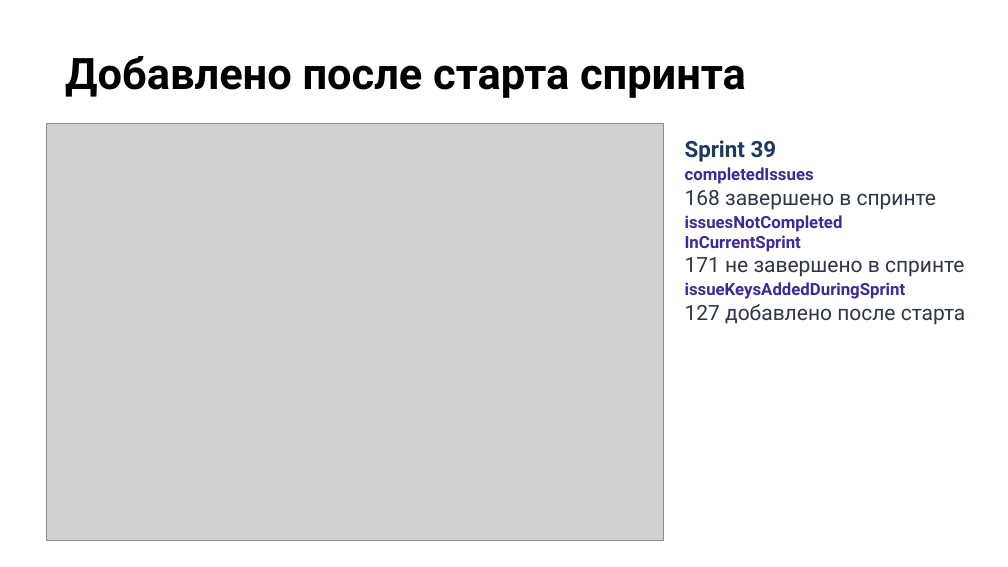
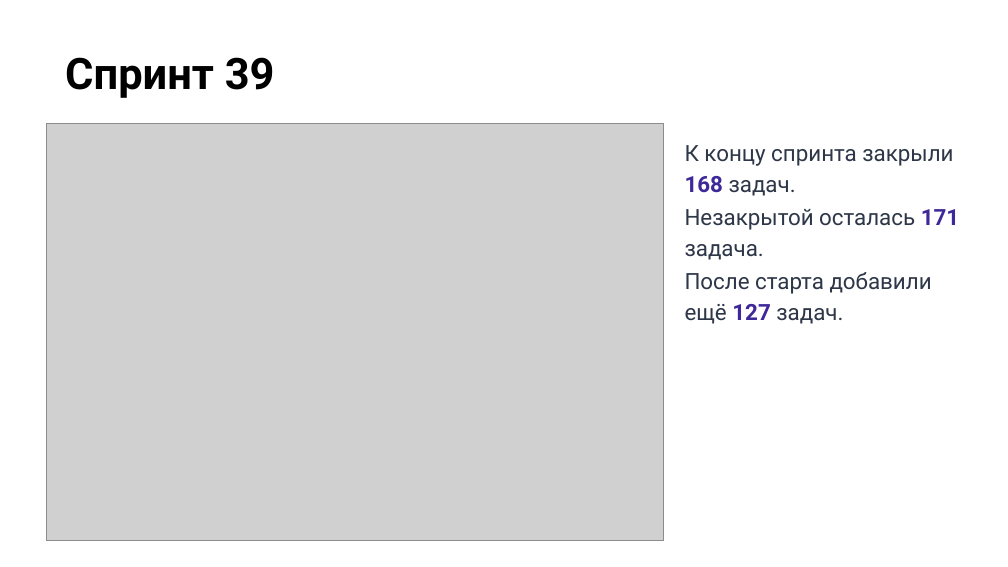
Before and after one commit to camelot270/otus_work, a slide deck: slide 11 of docs/Защита проекта. Петров Н.И..pptx. Drawn at 1008x567 pixels with LibreOffice and Linux fonts; fonts in the diff are those of the drawing; grey boxes stand for pictures; background and template pictures are left out. Boxes give left, top, right and bottom in pixels: in the first picture for what was removed or moved away, otherwise in the second. Text is boxed around its words. In the diff, an @@ line names an element or a change of style, - is before the commit and + after.

```diff
--- a/docs/Защита проекта. Петров Н.И..pptx
+++ b/docs/Защита проекта. Петров Н.И..pptx
@@ title at (65,57,275,98): text changed @@
-Добавлено после старта спринта
+Спринт 39
@@ text at (685,145,959,324): text changed; size 12 to 16 pt; text colour #3F299A to #2D3748; bold off @@
-Sprint 39
-completedIssues
-168 завершено в спринте
-issuesNotCompleted
-InCurrentSprint
-171 не завершено в спринте
-issueKeysAddedDuringSprint
-127 добавлено после старта
+К концу спринта закрыли 168 задач.
+Незакрытой осталась 171 задача.
+После старта добавили ещё 127 задач.
```
Also in this commit, not shown: 1 other slide changed.
